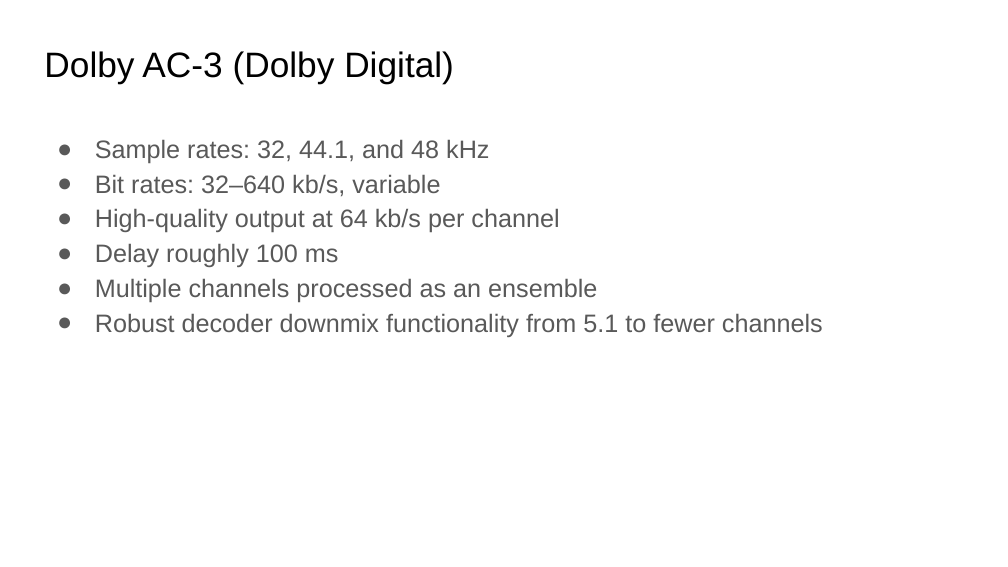
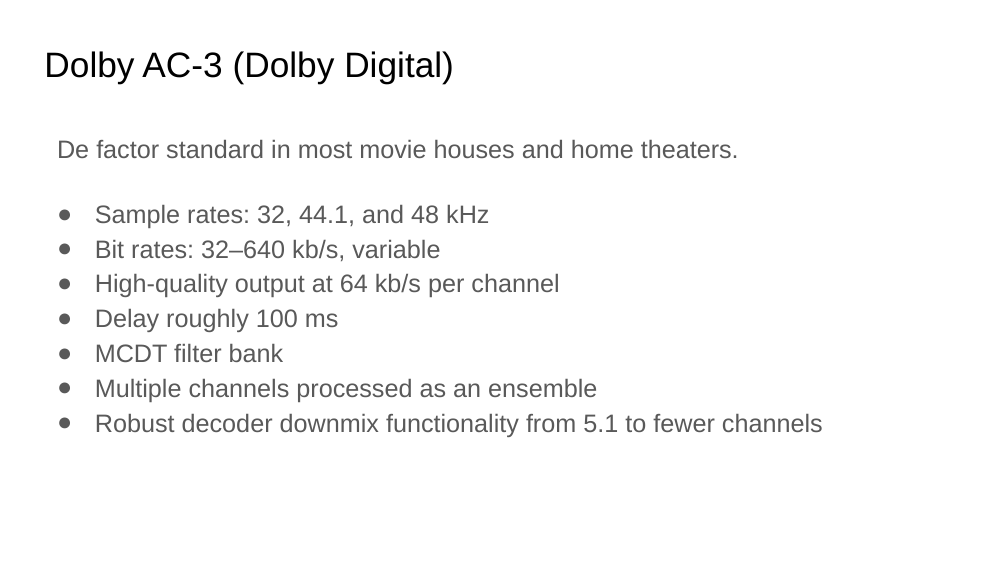
Before and after one commit to xserra/audio-coding-materials, a slide deck: slide 22 of lectures/5. Audio coding standards.pptx. Drawn at 1008x567 pixels with LibreOffice and Linux fonts; fonts in the diff are those of the drawing. Boxes give left, top, right and bottom in pixels: in the first picture for what was removed or moved away, otherwise in the second. Text is boxed around its words. In the diff, an @@ line names an element or a change of style, - is before the commit and + after.

```diff
--- a/lectures/5. Audio coding standards.pptx
+++ b/lectures/5. Audio coding standards.pptx
@@ text at box(57, 139, 739, 158): paragraph added @@
+De factor standard in most movie houses and home theaters.
@@ text at box(95, 343, 284, 362): paragraph added @@
+● MCDT filter bank
```
Also in this commit, not shown: 9 other slides changed, 3 slides added, 2 slides removed.
